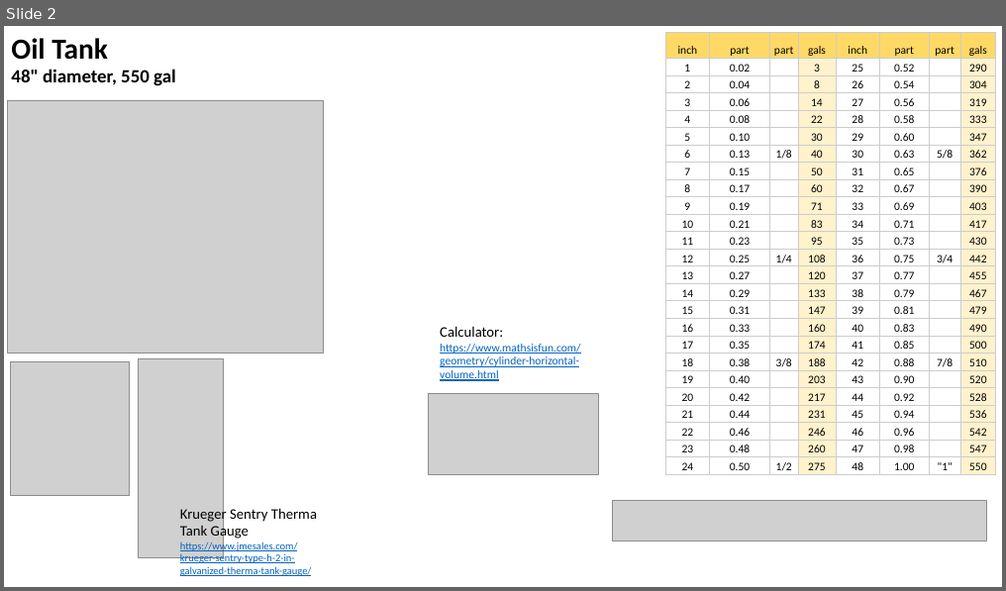
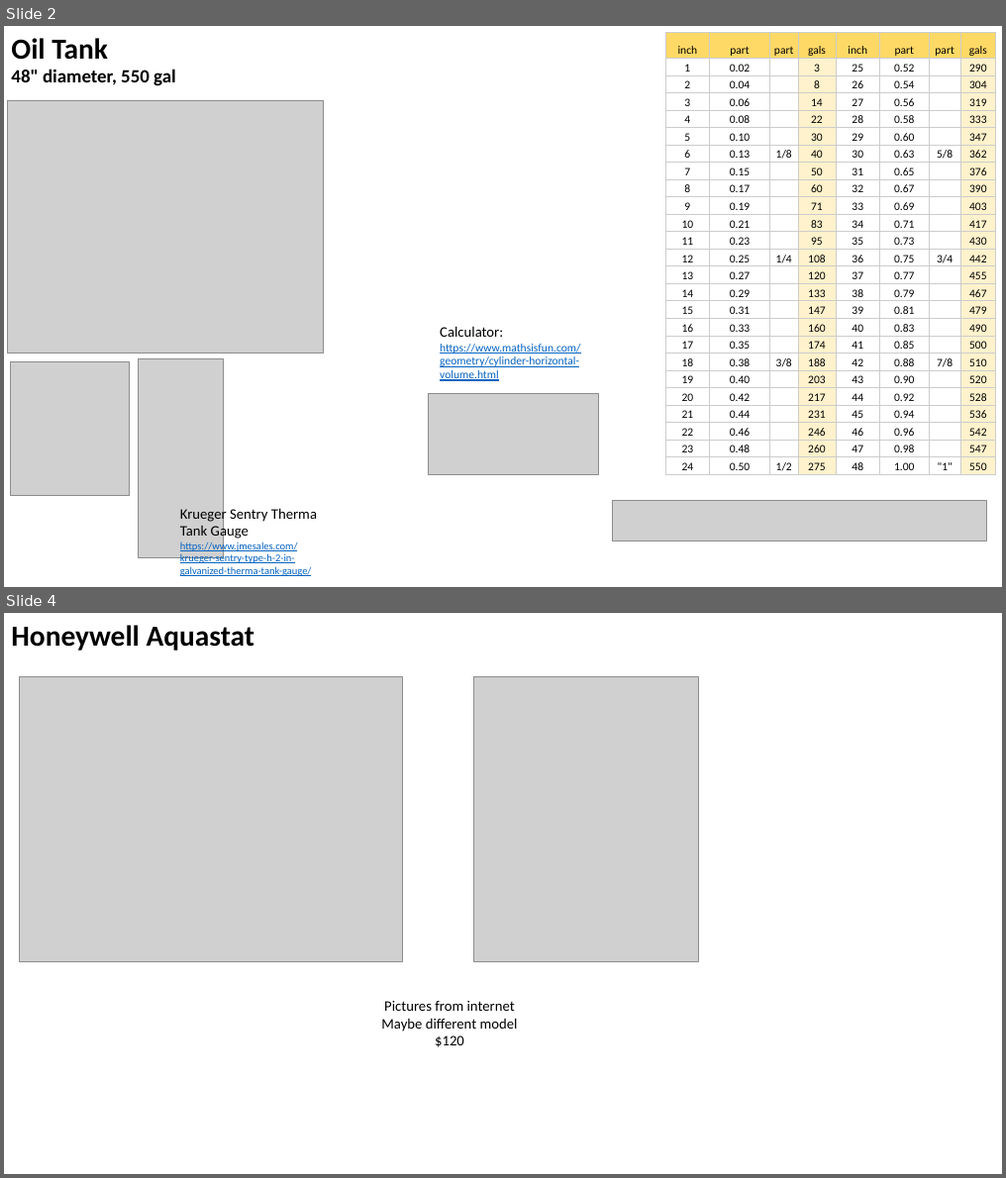
Before and after one commit to lselector/misc_farm, a slide deck: oil_heating.pptx. Shown one above the other, each under a label of ours: slide 2 before the commit, slides 2 and 4 after it; the slides between them are not shown. The pictures are 1006x591 and 1006x1178 pixels, drawn with LibreOffice and Linux fonts; fonts in the diff are those of the drawing; grey boxes stand for pictures. Boxes give left, top, right and bottom in pixels: in the first picture for what was removed or moved away, otherwise in the second. Text is boxed around its words. In the diff, an @@ line names an element or a change of style, - is before the commit and + after.

```diff
--- a/oil_heating.pptx
+++ b/oil_heating.pptx
@@ slide 4 added at (4, 613, 1002, 1174), background #FFFFFF @@
@@ text added at (11, 625, 255, 651), 28 pt, text #000000, bold @@
+Honeywell Aquastat
@@ picture added at (19, 677, 402, 961) @@
@@ picture added at (474, 677, 699, 961) @@
@@ text added at (381, 1001, 518, 1048), 14 pt, text #000000 @@
+Pictures from internet
+Maybe different model
+$120
```
Also in this commit, not shown: 2 slides changed, 1 other slide added.
